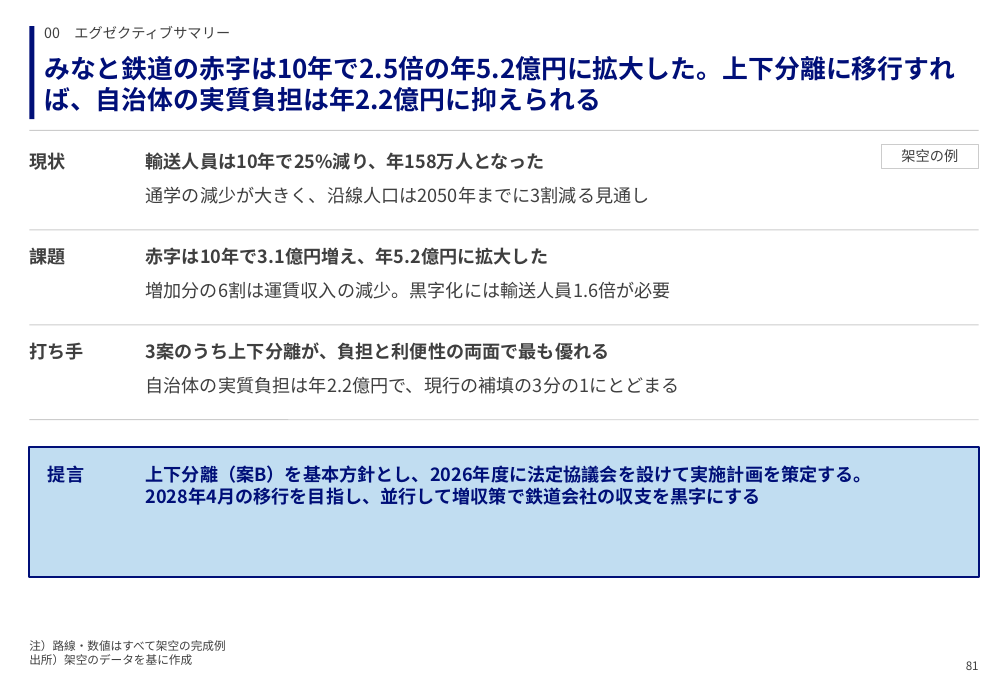
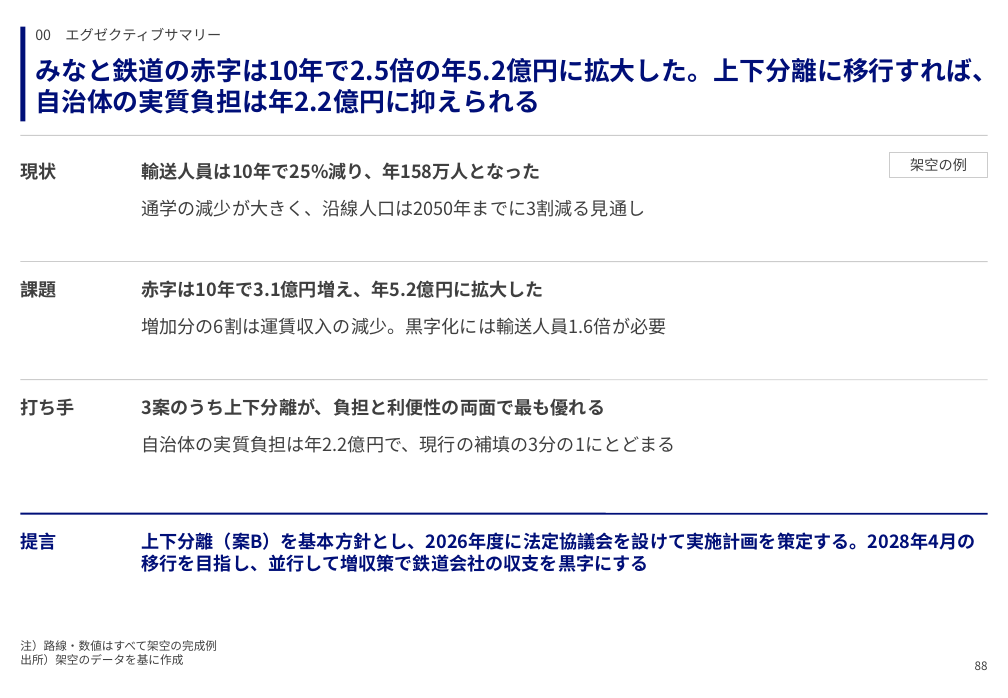
Before and after one commit to GontaHH/slide_builder, a slide deck: slide 90 of patterns/pattern-deck.pptx (slide 83 before the commit). Drawn at 1008x698 pixels with LibreOffice and Linux fonts; fonts in the diff are those of the drawing. Boxes give left, top, right and bottom in pixels: in the first picture for what was removed or moved away, otherwise in the second. Text is boxed around its words. In the diff, an @@ line names an element or a change of style, - is before the commit and + after.

```diff
--- a/patterns/pattern-deck.pptx
+++ b/patterns/pattern-deck.pptx
@@ rectangle: place and size @@
-rectangle at box(30, 26, 35, 119)
+rectangle at box(20, 27, 26, 122)
@@ text "00 エグゼクティブサマリー": place and size @@
-text "00 エグゼクティブサマリー" at box(44, 26, 230, 39)
+text "00 エグゼクティブサマリー" at box(35, 28, 221, 41)
@@ text "みなと鉄道の赤字は10年で2.5倍の年5.2億円に拡大した。上下分離に移行すれば、自治体の実質負担は年2.2億円に抑えら ..." rewrapped from box(44, 56, 955, 112) to box(35, 58, 998, 114) @@
@@ line moved from (30, 130) - (979, 130) to (20, 136) - (988, 136) @@
@@ text "現状": place and size @@
-text "現状" at box(29, 152, 65, 170)
+text "現状" at box(20, 162, 56, 180)
@@ text "輸送人員は10年で25%減り、年158万人となった": place and size @@
-text "輸送人員は10年で25%減り、年158万人となった" at box(146, 152, 545, 170)
+text "輸送人員は10年で25%減り、年158万人となった" at box(141, 162, 540, 180)
@@ rectangle "架空の例": place and size @@
-rectangle "架空の例" at box(881, 144, 979, 168)
+rectangle "架空の例" at box(890, 153, 988, 177)
@@ text "通学の減少が大きく、沿線人口は2050年までに3割減る見通し": place and size @@
-text "通学の減少が大きく、沿線人口は2050年までに3割減る見通し" at box(146, 187, 650, 204)
+text "通学の減少が大きく、沿線人口は2050年までに3割減る見通し" at box(141, 200, 645, 217)
@@ line moved from (30, 230) - (979, 230) to (20, 262) - (988, 262) @@
@@ text "課題": place and size @@
-text "課題" at box(29, 245, 65, 269)
+text "課題" at box(20, 277, 56, 301)
@@ text "赤字は10年で3.1億円増え、年5.2億円に拡大した": place and size @@
-text "赤字は10年で3.1億円増え、年5.2億円に拡大した" at box(146, 247, 548, 265)
+text "赤字は10年で3.1億円増え、年5.2億円に拡大した" at box(141, 280, 543, 298)
@@ line removed from (30, 325) to (979, 325) @@
@@ text "増加分の6割は運賃収入の減少。黒字化には輸送人員1.6倍が必要": place and size @@
-text "増加分の6割は運賃収入の減少。黒字化には輸送人員1.6倍が必要" at box(146, 281, 671, 299)
+text "増加分の6割は運賃収入の減少。黒字化には輸送人員1.6倍が必要" at box(141, 317, 666, 335)
@@ line moved from (30, 420) - (979, 420) to (20, 380) - (988, 380) @@
@@ text "打ち手": place and size @@
-text "打ち手" at box(29, 342, 83, 360)
+text "打ち手" at box(20, 398, 74, 416)
@@ text "3案のうち上下分離が、負担と利便性の両面で最も優れる": place and size @@
-text "3案のうち上下分離が、負担と利便性の両面で最も優れる" at box(146, 342, 610, 360)
+text "3案のうち上下分離が、負担と利便性の両面で最も優れる" at box(141, 398, 605, 416)
@@ rectangle removed at box(30, 447, 979, 577) @@
@@ text "自治体の実質負担は年2.2億円で、現行の補填の3分の1にとどまる": place and size @@
-text "自治体の実質負担は年2.2億円で、現行の補填の3分の1にとどまる" at box(146, 377, 680, 394)
+text "自治体の実質負担は年2.2億円で、現行の補填の3分の1にとどまる" at box(141, 436, 675, 453)
@@ text "提言": place and size @@
-text "提言" at box(48, 465, 84, 483)
+text "提言" at box(20, 532, 56, 550)
@@ line added from (20, 514) to (988, 514), #000F78 1.5 pt @@
@@ text at box(141, 532, 975, 572): text changed @@
-上下分離（案B）を基本方針とし、2026年度に法定協議会を設けて実施計画を策定する。
-2028年4月の移行を目指し、並行して増収策で鉄道会社の収支を黒字にする
+上下分離（案B）を基本方針とし、2026年度に法定協議会を設けて実施計画を策定する。2028年4月の移行を目指し、並行して増収策で鉄道会社の収支を黒字にする
@@ text "注）路線・数値はすべて架空の完成例": place and size @@
-text "注）路線・数値はすべて架空の完成例" at box(29, 640, 226, 665)
+text "注）路線・数値はすべて架空の完成例" at box(20, 640, 217, 665)
@@ text removed at box(966, 661, 979, 670) @@
-81
@@ text added at box(975, 661, 988, 670), 9 pt, text #3F3F3F @@
+88
```
Also in this commit, not shown: 74 other slides changed, 37 slides added, 30 slides removed, 18 other files.
